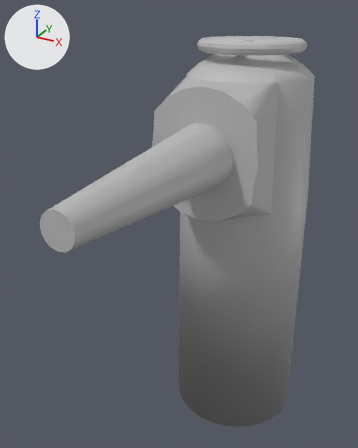
Renders of the FBX model Assets/ArtAssets/Models/Assets/msh_item_Blowtorch.fbx from each side of a commit.
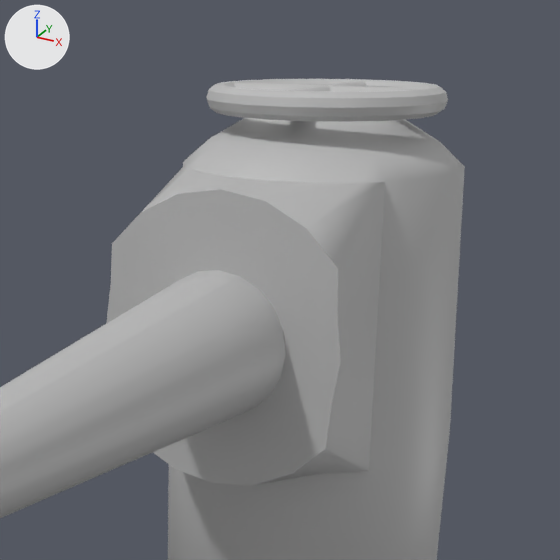
Each version is shown whole from a camera (50 mm lens) standing at (0.403, -0.819, 1.031) and looking at (-0.053, 0.01, 0.616), then close up on the part from 29% to 100% of the width and 0% to 57% of the height. Arrows for +X, +Y and +Z are at upper left; the lights stay in place. Where no turn or scale is listed for an object, it has been applied to the vertices.

Script lines for the objects in view, before the commit:
```python
me_mesh = bpy.data.meshes.new('Mesh')
me_mesh.from_pydata(...)  # 749 vertices, 805 faces; spans x -0.154..0.154, y -0.388..0.397, z -0.463..0.463
me_mesh.materials.append(mat_lambert1)  # grey #bcbcbc
ob_pcylinder5 = bpy.data.objects.new('pCylinder5', me_mesh)
ob_pcylinder5.location = (0.0, -0.013, 0.505)
```
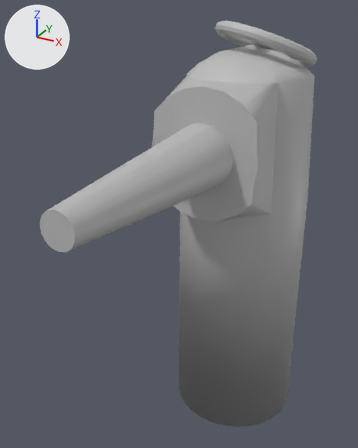
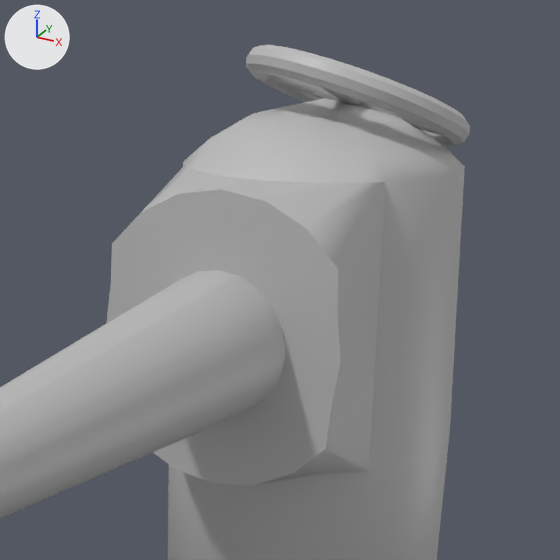
Location of each change, [x1, y1, x2, y2] in pixels of the close-ups (560 x 560 px; the box of a moved part takes in the faces that stretch with it):
'pCylinder5', reshaped
    before: [0, 79, 465, 560]
    after: [0, 45, 470, 560]
part 1 of me_mesh, moved or reshaped
    before: [206, 79, 448, 122]
    after: [246, 45, 470, 146]
part 2 of me_mesh, moved or reshaped
    before: [291, 80, 367, 91]
    after: [322, 88, 361, 106]
part 3 of me_mesh, moved or reshaped
    before: [234, 83, 422, 92]
    after: [268, 75, 439, 135]

The change, as a list of edits to the scene's bpy script:
```text
Change me_mesh:
    where me_mesh.from_pydata(...)  # 749 vertices, 805 faces; spans x -0.154..0.154, y -0.388..0.397, z -0.463..0.463
    used by ob_pcylinder5; location = (0.0, -0.013, 0.505)
    me_mesh part 1: the loose piece of 250 vertices spanning x -0.114..0.115, y 0.128..0.358, z 0.438..0.463 is multiplied about its middle by the matrix ((0.973, 0.0, 0.23), (-0.06, 0.965, 0.256), (-0.222, -0.263, 0.939)), then moved by (0.02, 0.032, 0.0)
    me_mesh part 2: the loose piece of 42 vertices spanning x -0.011..0.011, y 0.147..0.339, z 0.439..0.462 is multiplied about its middle by the matrix ((0.973, 0.0, 0.23), (-0.06, 0.965, 0.256), (-0.222, -0.263, 0.939)), then moved by (0.02, 0.032, 0.0)
    me_mesh part 3: the loose piece of 42 vertices spanning x -0.096..0.096, y 0.232..0.254, z 0.439..0.462 is multiplied about its middle by the matrix ((0.973, 0.0, 0.23), (-0.06, 0.965, 0.256), (-0.222, -0.263, 0.939)), then moved by (0.02, 0.032, 0.0)
```
